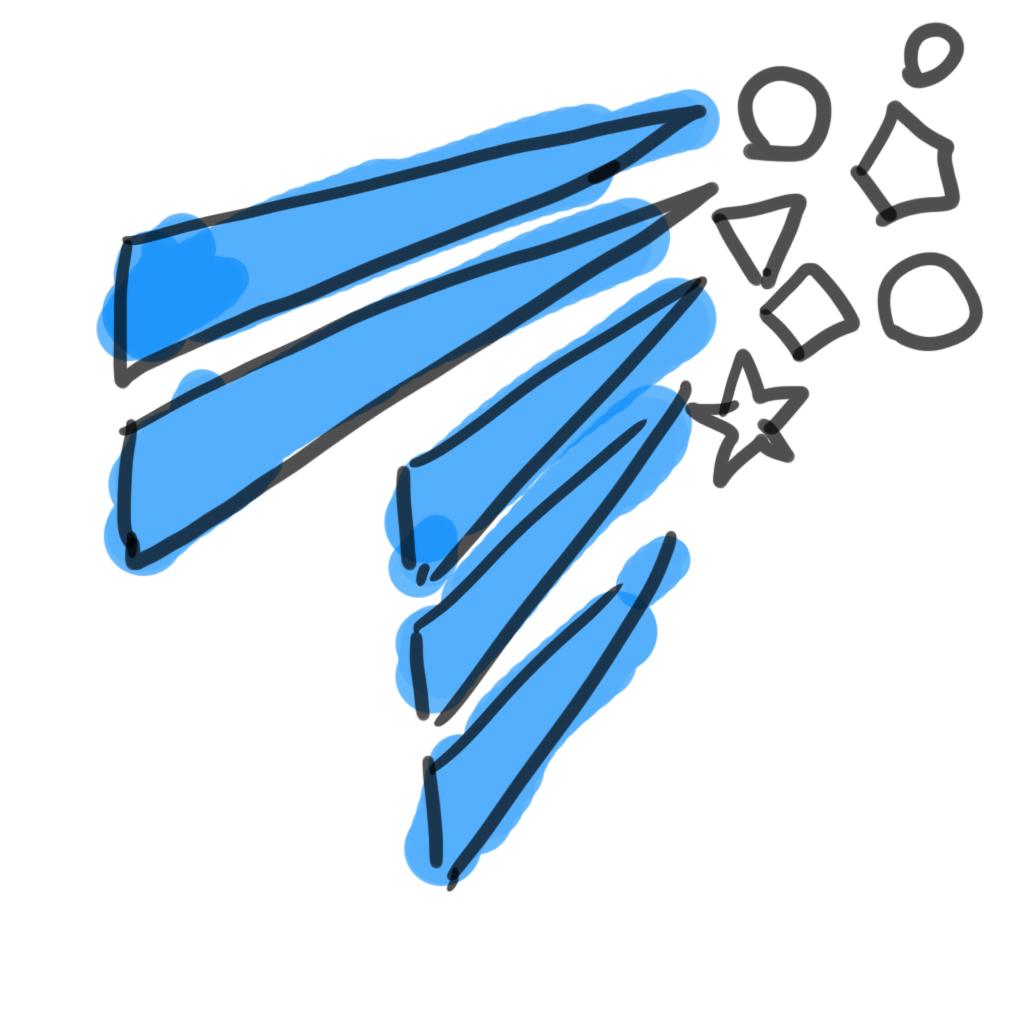
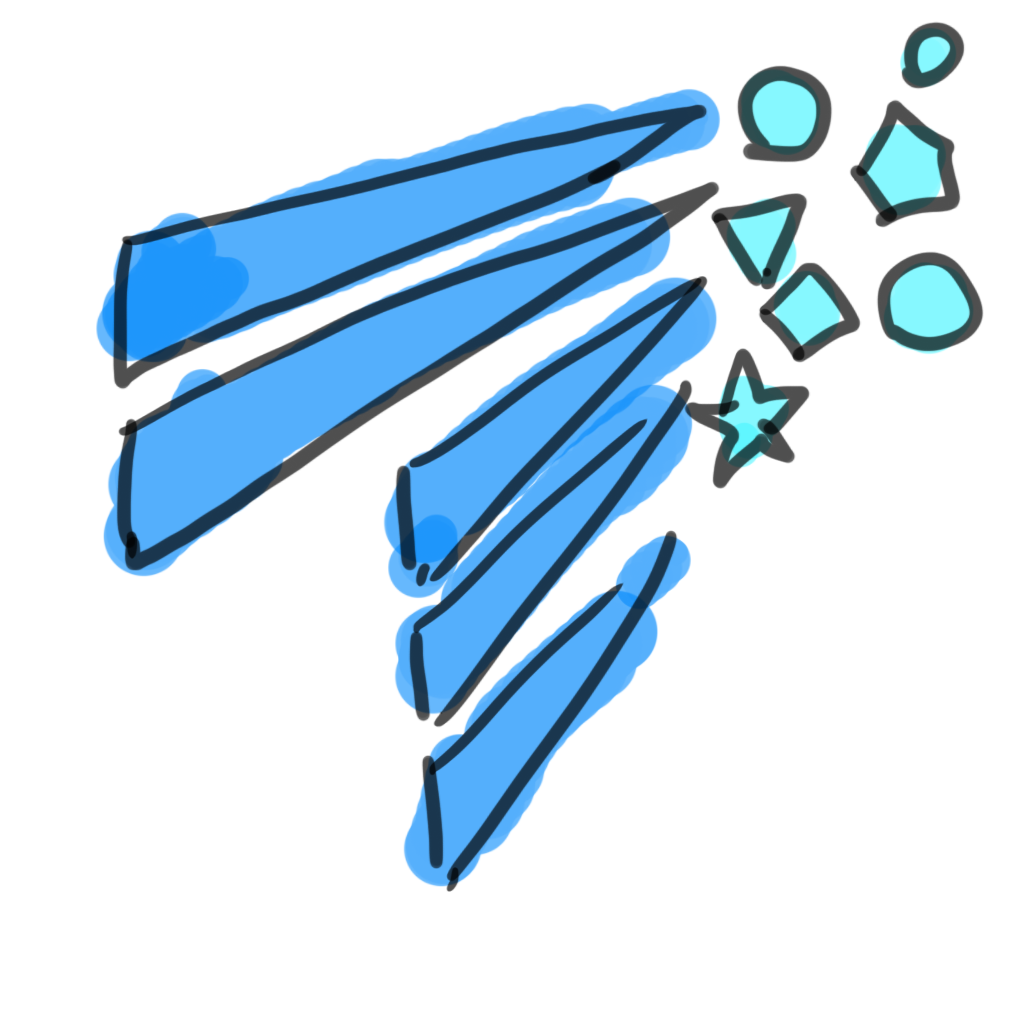
Layer changes from the first (1024, 1024) image to the second:
painted on "レイヤー 1" over [718, 27, 974, 469]
